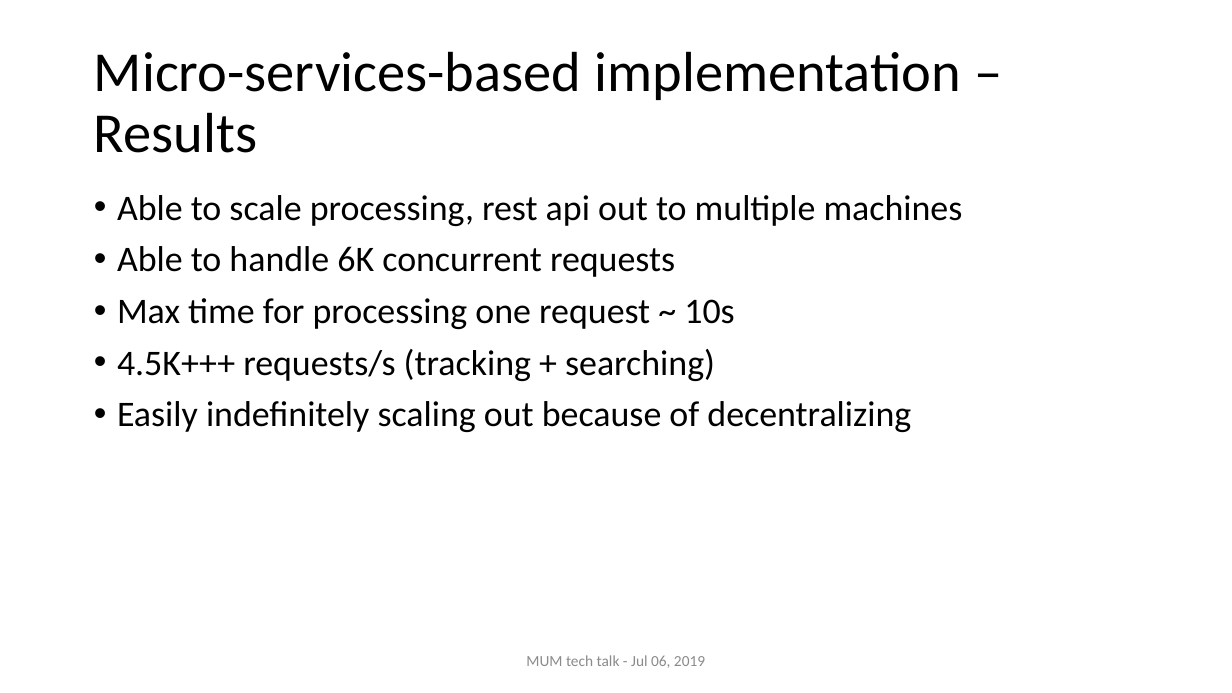
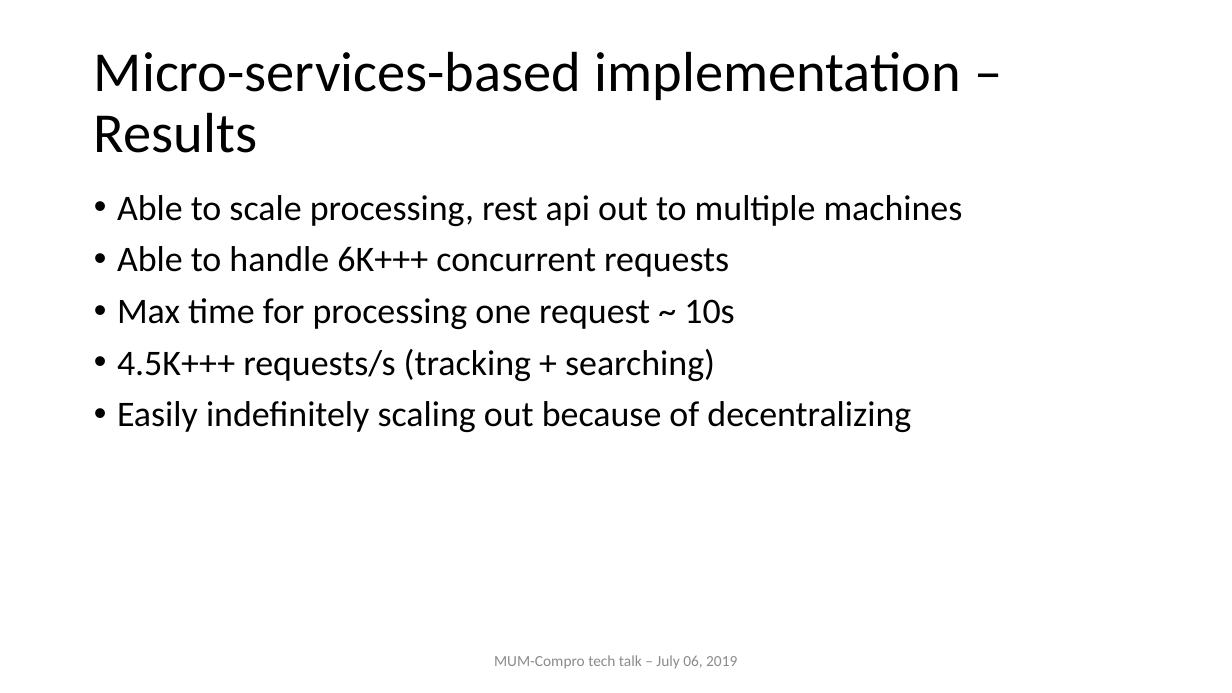
Before and after one commit to nghianghesi/hms, a slide deck: slide 19 of slide.pptx (slide 18 before the commit). Drawn at 1232x693 pixels with LibreOffice and Linux fonts; fonts in the diff are those of the drawing. Boxes give left, top, right and bottom in pixels: in the first picture for what was removed or moved away, otherwise in the second. Text is boxed around its words. In the diff, an @@ line names an element or a change of style, - is before the commit and + after.

```diff
--- a/slide.pptx
+++ b/slide.pptx
@@ text at [117,246,729,277]: text changed @@
-• Able to handle 6K concurrent requests
+• Able to handle 6K+++ concurrent requests
@@ text at [494,655,737,669]: text changed @@
-MUM tech talk - Jul 06, 2019
+MUM-Compro tech talk – July 06, 2019
```
Also in this commit, not shown: 27 other slides changed, 1 slide added.
